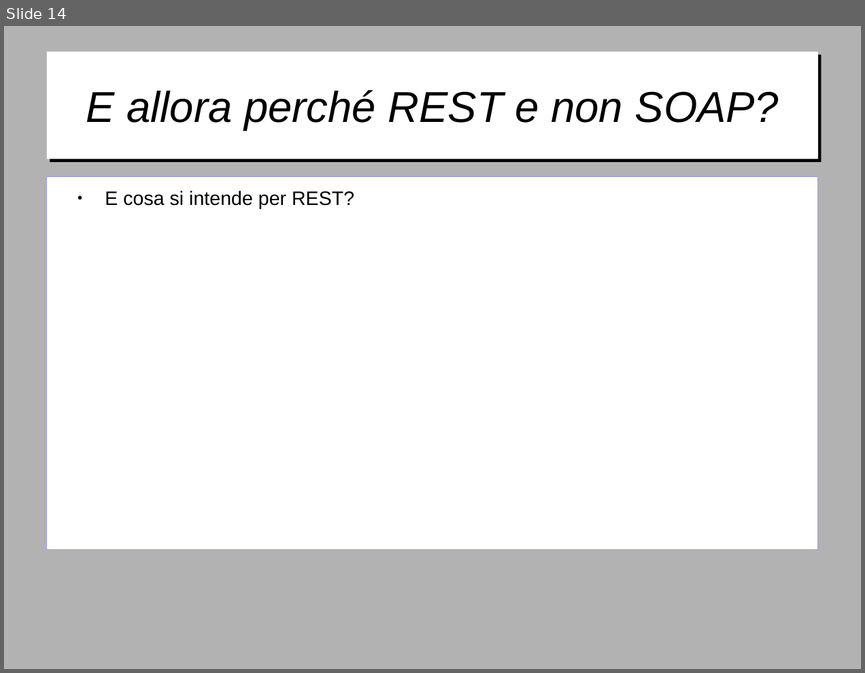
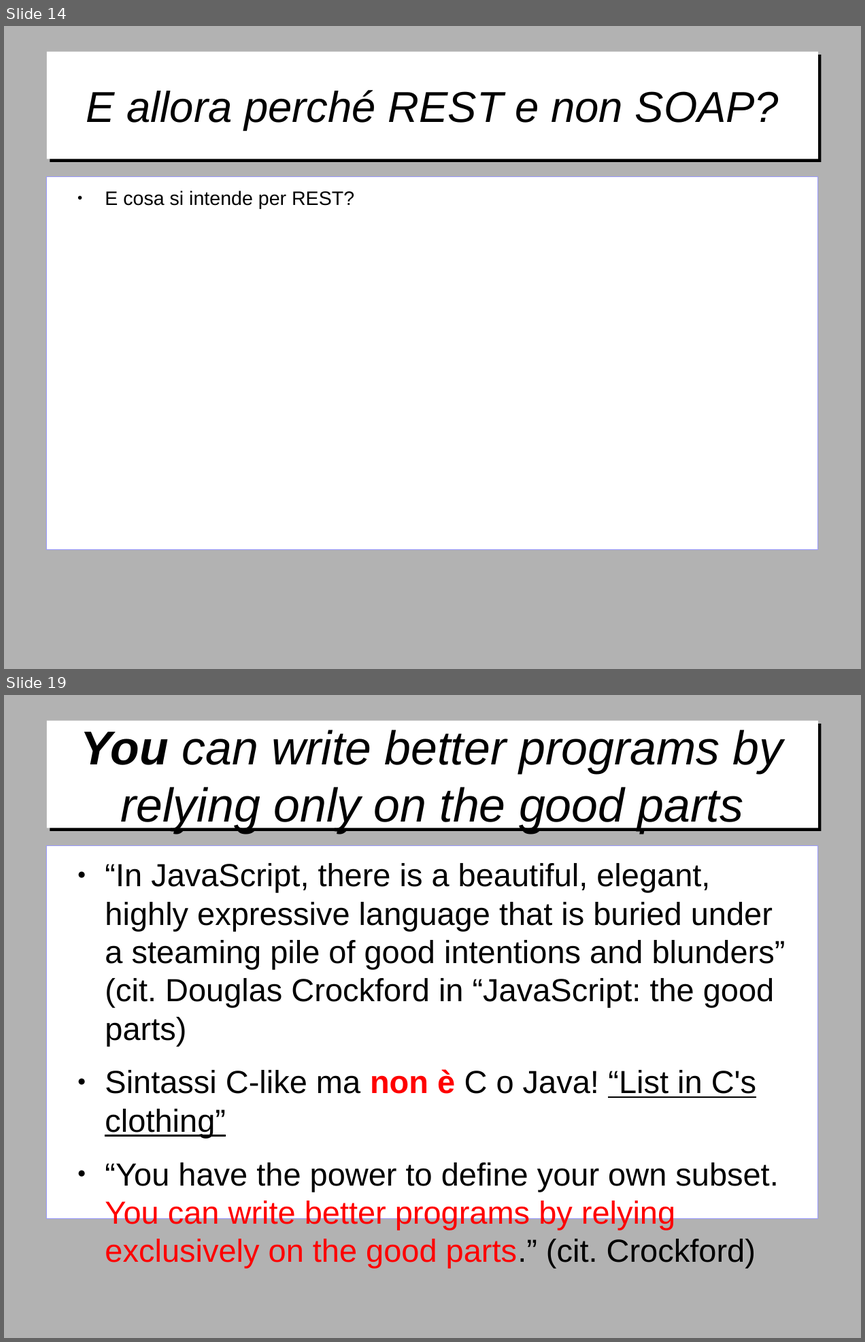
Before and after one commit to gitfer/ARXCourse, a slide deck: ARXCourse.odp. Shown one above the other, each under a label of ours: slide 14 before the commit, slides 14 and 19 after it; the slides between them are not shown. The pictures are 865x673 and 865x1342 pixels, drawn with LibreOffice and Linux fonts; fonts in the diff are those of the drawing; background and template pictures are left out. Boxes give left, top, right and bottom in pixels: in the first picture for what was removed or moved away, otherwise in the second. Text is boxed around its words. In the diff, an @@ line names an element or a change of style, - is before the commit and + after.

```diff
--- a/ARXCourse.odp
+++ b/ARXCourse.odp
@@ slide 19 added at bbox=[4, 695, 861, 1338], background #B2B2B2 @@
@@ title added at bbox=[47, 721, 818, 828], fill #FFFFFF, 44 pt, text #000000, italic @@
+You can write better programs by relying only on the good parts
@@ text added at bbox=[47, 845, 818, 1218], fill #FFFFFF, outline #9999FF 0 pt, 29.6 pt, text #000000 @@
+● “In JavaScript, there is a beautiful, elegant, highly expressive language that is buried under a steaming pile of good intentions and blunders” (cit. Douglas Crockford in “JavaScript: the good parts)
+● Sintassi C-like ma non è C o Java! “List in C's clothing”
+● “You have the power to define your own subset. You can write better programs by relying exclusively on the good parts.” (cit. Crockford)
```
Also in this commit, not shown: 4 other slides added.
